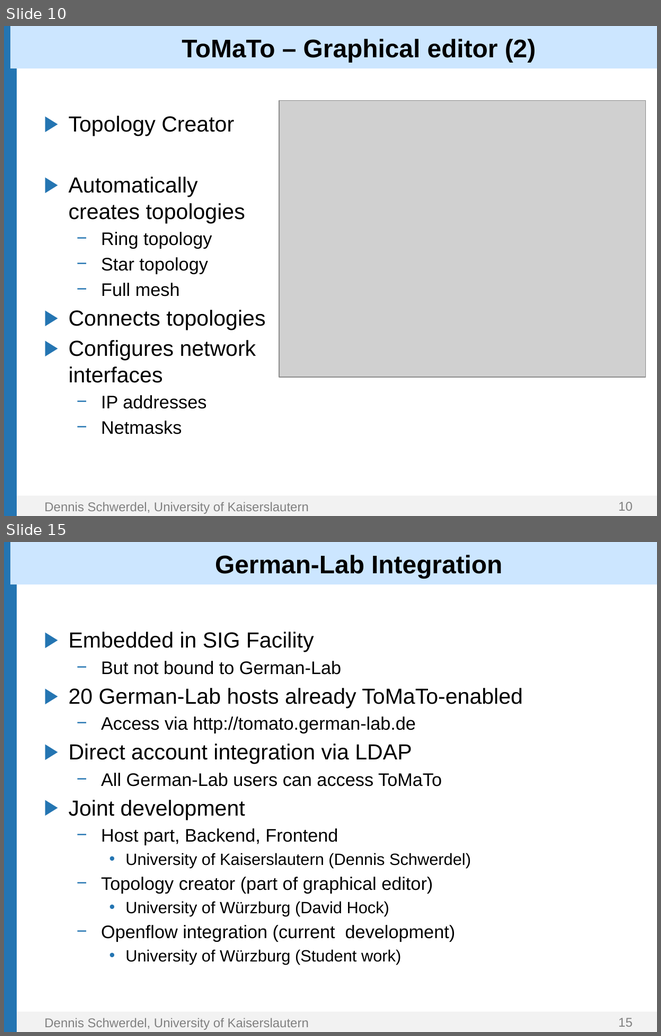
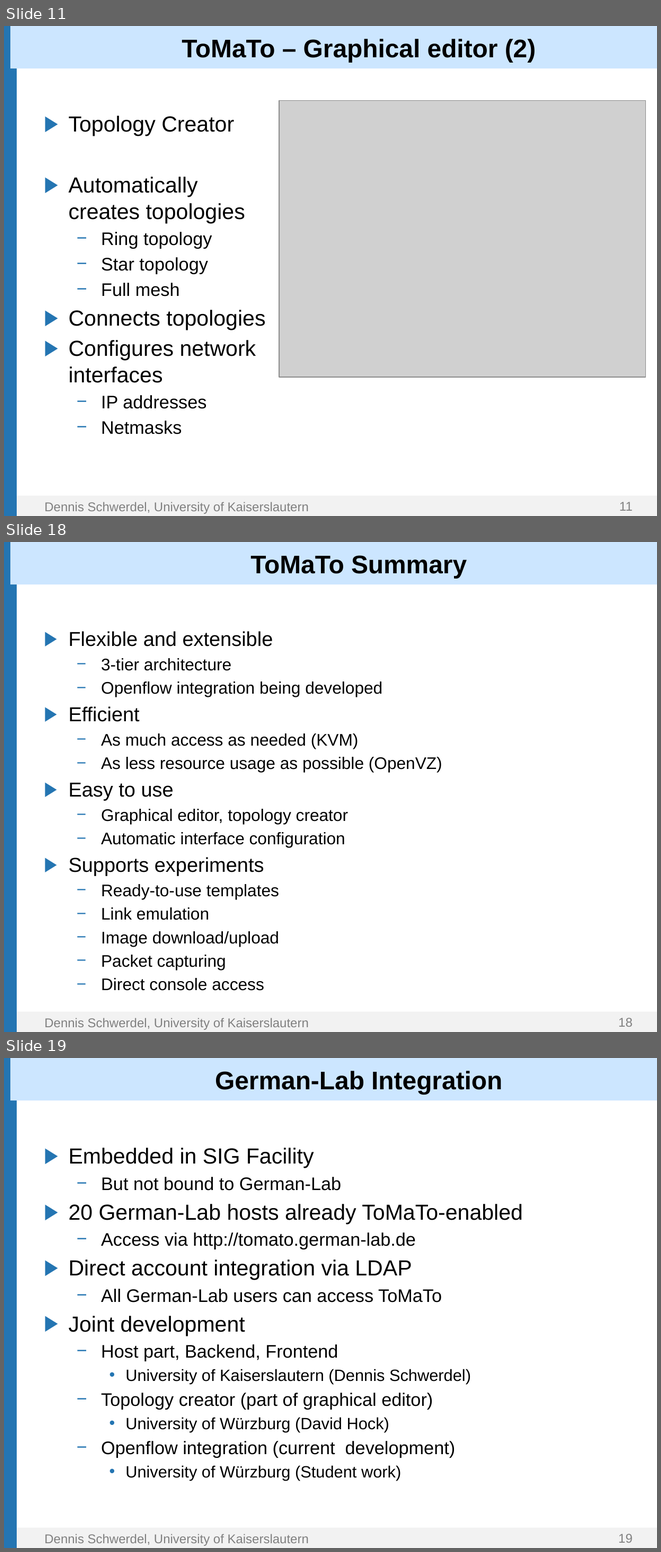
Before and after one commit to GLab/ToMaTo, a slide deck: doc/Presentation/ToMaTo.pptx. Shown one above the other, each under a label of ours: slides 10 and 15 before the commit, slides 11, 18 and 19 after it; the slides between them are not shown. The pictures are 661x1036 and 661x1552 pixels, drawn with LibreOffice and Linux fonts; fonts in the diff are those of the drawing; grey boxes stand for pictures; background and template pictures are left out. Boxes give left, top, right and bottom in pixels: in the first picture for what was removed or moved away, otherwise in the second. Text is boxed around its words. In the diff, an @@ line names an element or a change of style, - is before the commit and + after.

```diff
--- a/doc/Presentation/ToMaTo.pptx
+++ b/doc/Presentation/ToMaTo.pptx
@@ slide 18 added at <box>4,542,657,1032</box>, background #FFFFFF; not listed: 5 template elements that a slide beside it also shows @@
@@ title added at <box>250,555,467,578</box>, 28 pt, text #000000, bold @@
+ToMaTo Summary
@@ text added at <box>69,631,442,990</box>, 18.5 pt, text #000000 @@
+▶ Flexible and extensible
+  − 3-tier architecture
+  − Openflow integration being developed
+▶ Efficient
+  − As much access as needed (KVM)
+  − As less resource usage as possible (OpenVZ)
+▶ Easy to use
+  − Graphical editor, topology creator
+  − Automatic interface configuration
+▶ Supports experiments
+  − Ready-to-use templates
+  − Link emulation
+  − Image download/upload
+  − Packet capturing
+  − Direct console access
@@ what was slide 10 is now slide 11 @@
@@ page number at <box>619,501,633,510</box>: text changed @@
-10
+11
@@ what was slide 15 is now slide 19 @@
@@ page number at <box>618,1533,633,1542</box>: text changed @@
-15
+19
```
Also in this commit, not shown: 4 slides changed, 3 other slides added.
